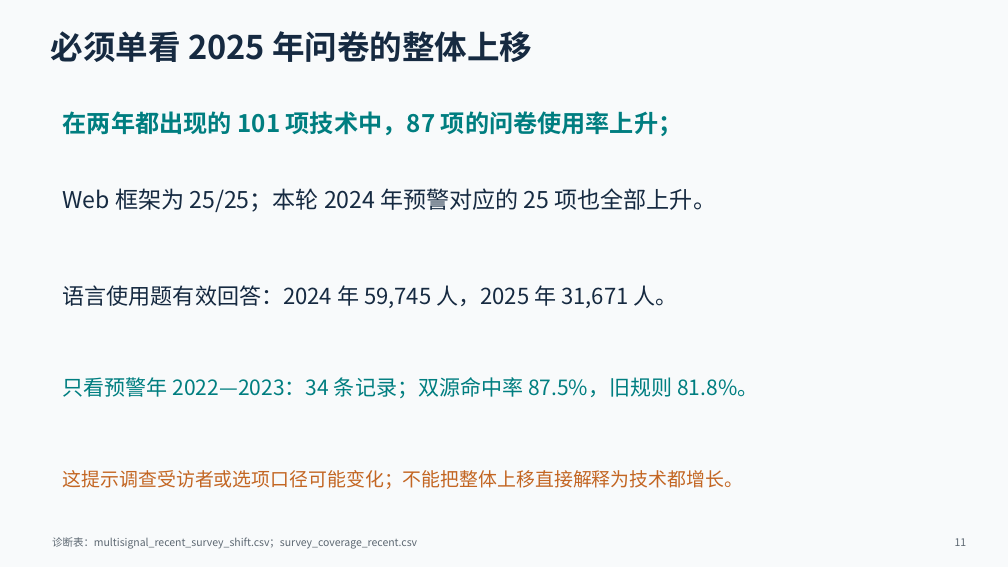
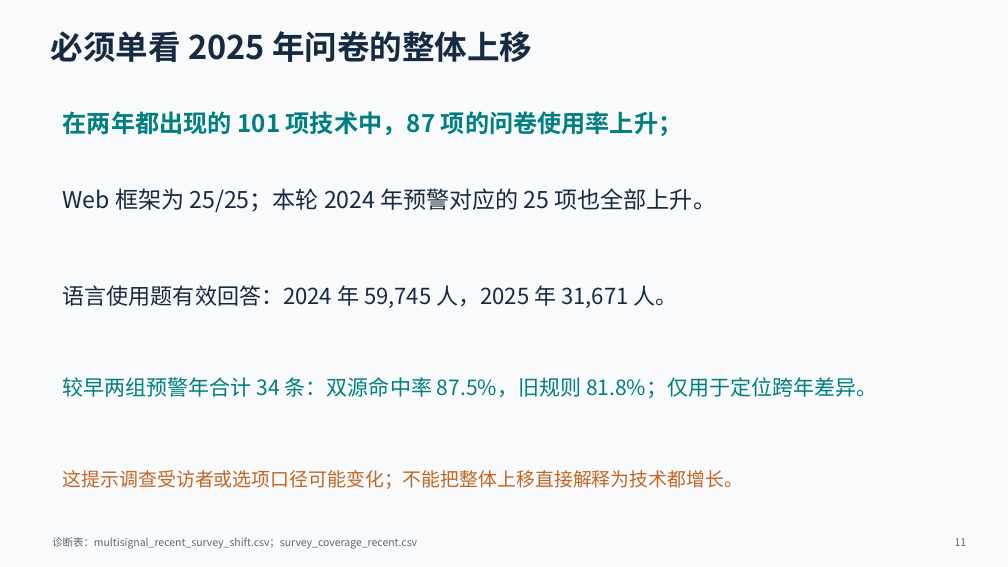
Before and after one commit to NTenthusiast/opensource-adoption-prediction, a slide deck: slide 11 of 组会汇报_2026-09-26/组会汇报_三维动态预警升级版.pptx. Drawn at 1008x567 pixels with LibreOffice and Linux fonts; fonts in the diff are those of the drawing. Boxes give left, top, right and bottom in pixels: in the first picture for what was removed or moved away, otherwise in the second. Text is boxed around its words. In the diff, an @@ line names an element or a change of style, - is before the commit and + after.

Commit message:
纠正预警示例选择并突出近期误报

```diff
--- a/组会汇报_2026-09-26/组会汇报_三维动态预警升级版.pptx
+++ b/组会汇报_2026-09-26/组会汇报_三维动态预警升级版.pptx
@@ text at [63,377,878,398]: text changed @@
-只看预警年 2022—2023：34 条记录；双源命中率 87.5%，旧规则 81.8%。
+较早两组预警年合计 34 条：双源命中率 87.5%，旧规则 81.8%；仅用于定位跨年差异。
```
Also in this commit, not shown: 3 other slides changed, 2 other files.
